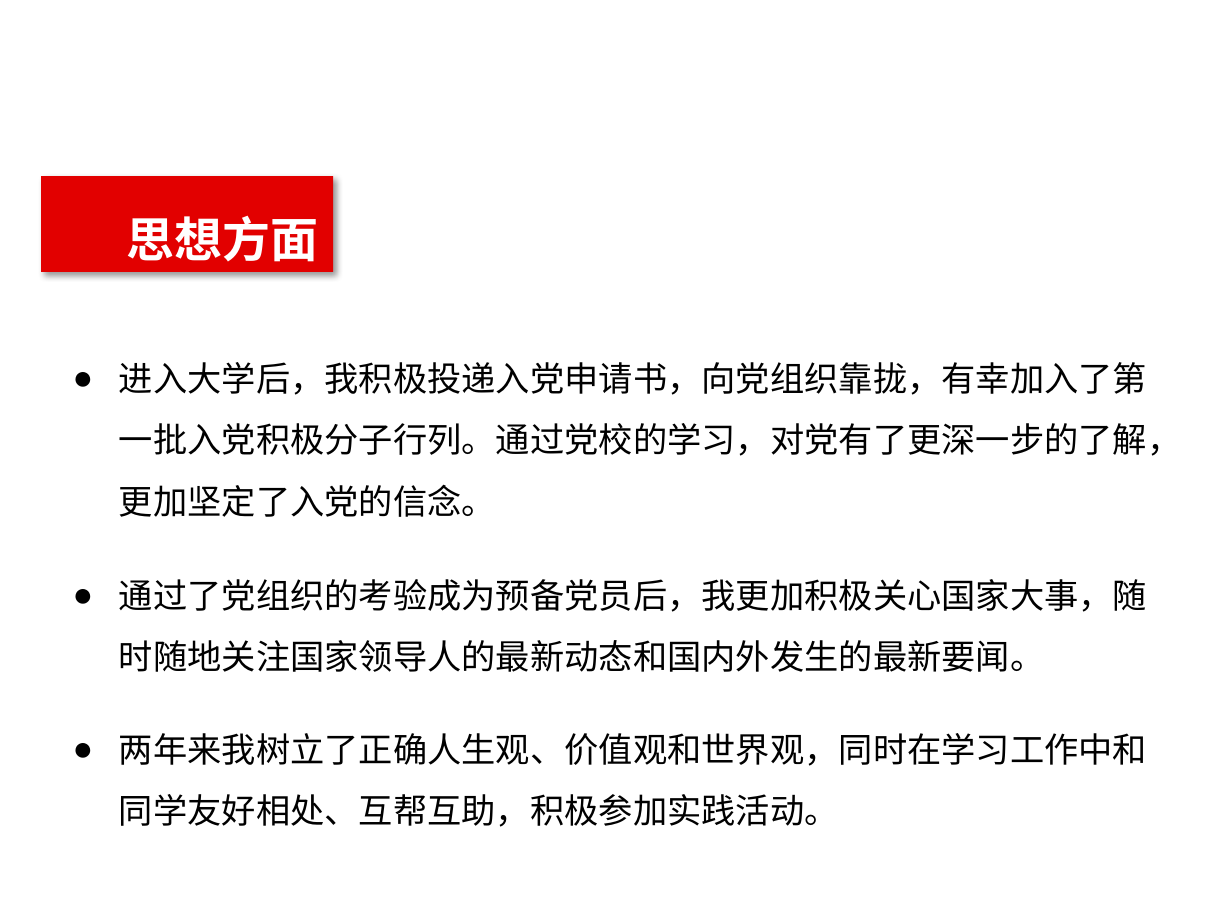
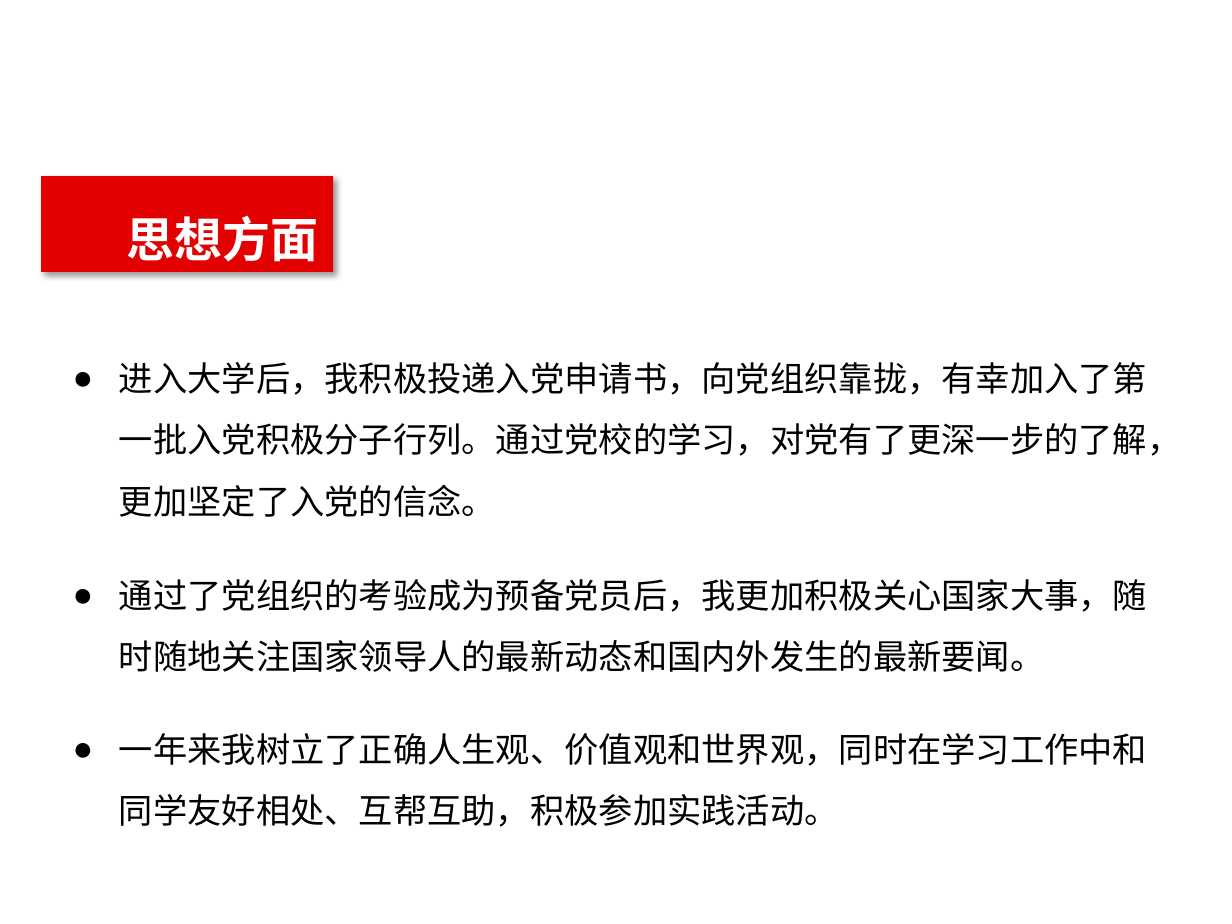
Before and after one commit to 342875289/----, a slide deck: slide 6 of 转正答辩/预备党员答辩.pptx. Drawn at 1232x924 pixels with LibreOffice and Linux fonts; fonts in the diff are those of the drawing; background and template pictures are left out. Boxes give left, top, right and bottom in pixels: in the first picture for what was removed or moved away, otherwise in the second. Text is boxed around its words. In the diff, an @@ line names an element or a change of style, - is before the commit and + after.

```diff
--- a/转正答辩/预备党员答辩.pptx
+++ b/转正答辩/预备党员答辩.pptx
@@ text at [119, 733, 1147, 827]: text changed @@
-● 两年来我树立了正确人生观、价值观和世界观，同时在学习工作中和同学友好相处、互帮互助，积极参加实践活动。
+● 一年来我树立了正确人生观、价值观和世界观，同时在学习工作中和同学友好相处、互帮互助，积极参加实践活动。
```
Also in this commit, not shown: 6 other slides changed, 1 slide removed, 1 other file.
